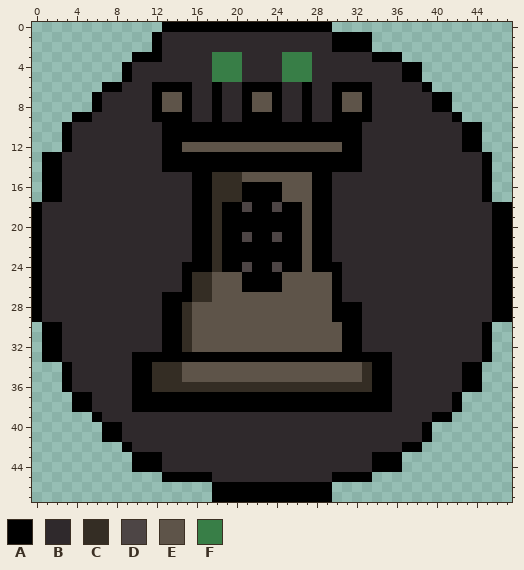
Pixel-art sprite: src/images/torreV-preto.png. Above is the file before it was changed.
The file is 48x48 pixels.
Palette (. is transparent): A #000000  B #2f292c  C #342d24  D #4d4545  E #5e5449  F #387e47
New version:
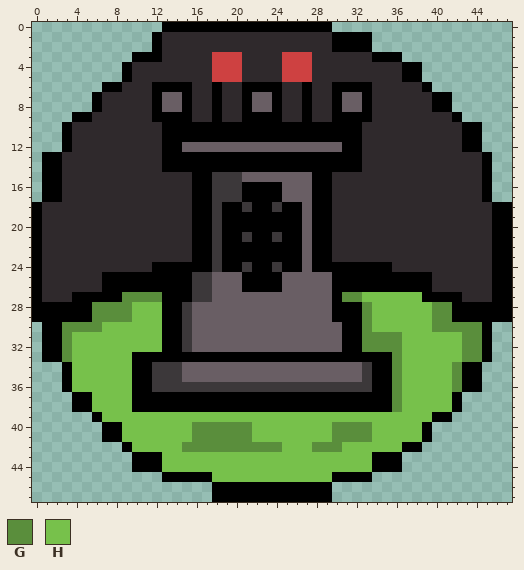
Colours new in this view: G #5a8e3c  H #77c14b
Changes in this commit:
@@ palette @@
-C #342d24
+C #3c383a
-E #5e5449
+E #695e64
-F #387e47
+F #ce4141
@@ x 0..47 @@
 17 .AABBBBBBBBBBBBBAACCCAAAAEEEAABBBBBBBBBBBBBBBA..
-18 ABBBBBBBBBBBBBBBAACAADAADAAEAABBBBBBBBBBBBBBBBAA
+18 ABBBBBBBBBBBBBBBAACAACAACAAEAABBBBBBBBBBBBBBBBAA
 19 ABBBBBBBBBBBBBBBAACAAAAAAAAEAABBBBBBBBBBBBBBBBAA
 20 ABBBBBBBBBBBBBBBAACAAAAAAAAEAABBBBBBBBBBBBBBBBAA
-21 ABBBBBBBBBBBBBBBAACAADAADAAEAABBBBBBBBBBBBBBBBAA
+21 ABBBBBBBBBBBBBBBAACAACAACAAEAABBBBBBBBBBBBBBBBAA
 22 ABBBBBBBBBBBBBBBAACAAAAAAAAEAABBBBBBBBBBBBBBBBAA
 23 ABBBBBBBBBBBBBBBAACAAAAAAAAEAABBBBBBBBBBBBBBBBAA
-24 ABBBBBBBBBBBBBBAAACAADAADAAEAAABBBBBBBBBBBBBBBAA
-25 ABBBBBBBBBBBBBBACCEEEAAAAEEEEEABBBBBBBBBBBBBBBAA
-26 ABBBBBBBBBBBBBBACCEEEAAAAEEEEEABBBBBBBBBBBBBBBAA
-27 ABBBBBBBBBBBBAAACCEEEEEEEEEEEEABBBBBBBBBBBBBBBAA
-28 ABBBBBBBBBBBBAACEEEEEEEEEEEEEEAAABBBBBBBBBBBBBAA
-29 ABBBBBBBBBBBBAACEEEEEEEEEEEEEEAAABBBBBBBBBBBBBAA
-30 .AABBBBBBBBBBAACEEEEEEEEEEEEEEEAABBBBBBBBBBBBA..
-31 .AABBBBBBBBBBAACEEEEEEEEEEEEEEEAABBBBBBBBBBBBA..
-32 .AABBBBBBBBBBAACEEEEEEEEEEEEEEEAABBBBBBBBBBBBA..
-33 .AABBBBBBBAAAAAAAAAAAAAAAAAAAAAAAAAABBBBBBBBBA..
-34 ...ABBBBBBAACCCEEEEEEEEEEEEEEEEEECAABBBBBBBAA...
-35 ...ABBBBBBAACCCEEEEEEEEEEEEEEEEEECAABBBBBBBAA...
-36 ...ABBBBBBAACCCCCCCCCCCCCCCCCCCCCCAABBBBBBBAA...
-37 ....AABBBBAAAAAAAAAAAAAAAAAAAAAAAAAABBBBBBA.....
-38 ....AABBBBAAAAAAAAAAAAAAAAAAAAAAAAAABBBBBBA.....
-39 ......ABBBBBBBBBBBBBBBBBBBBBBBBBBBBBBBBBAA......
-40 .......AABBBBBBBBBBBBBBBBBBBBBBBBBBBBBBA........
-41 .......AABBBBBBBBBBBBBBBBBBBBBBBBBBBBBBA........
-42 .........ABBBBBBBBBBBBBBBBBBBBBBBBBBBAA.........
-43 ..........AAABBBBBBBBBBBBBBBBBBBBBAAA...........
-44 ..........AAABBBBBBBBBBBBBBBBBBBBBAAA...........
-45 .............AAAAABBBBBBBBBBBBAAAA..............
+24 ABBBBBBBBBBBAAAAAACAACAACAAEAAAAAAAABBBBBBBBBBAA
+25 ABBBBBBAAAAAAAAACCEEEAAAAEEEEEAAAAAAAAAABBBBBBAA
+26 ABBBBBBAAAAAAAAACCEEEAAAAEEEEEAAAAAAAAAABBBBBBAA
+27 ABBBAAAAAGGGGAAACCEEEEEEEEEEEEAGGHHHHHHAAAABBBAA
+28 AAAAAAGGGGHHHAACEEEEEEEEEEEEEEAAAGHHHHHHGGAAAAAA
+29 AAAAAAGGGGHHHAACEEEEEEEEEEEEEEAAAGHHHHHHGGAAAAAA
+30 .AAGGGGHHHHHHAACEEEEEEEEEEEEEEEAAGHHHHHHGGGGGA..
+31 .AAGHHHHHHHHHAACEEEEEEEEEEEEEEEAAGGGGHHHHHHGGA..
+32 .AAGHHHHHHHHHAACEEEEEEEEEEEEEEEAAGGGGHHHHHHGGA..
+33 .AAGHHHHHHAAAAAAAAAAAAAAAAAAAAAAAAAAGHHHHHHGGA..
+34 ...AHHHHHHAACCCEEEEEEEEEEEEEEEEEECAAGHHHHHGAA...
+35 ...AHHHHHHAACCCEEEEEEEEEEEEEEEEEECAAGHHHHHGAA...
+36 ...AHHHHHHAACCCCCCCCCCCCCCCCCCCCCCAAGHHHHHGAA...
+37 ....AAHHHHAAAAAAAAAAAAAAAAAAAAAAAAAAGHHHHHA.....
+38 ....AAHHHHAAAAAAAAAAAAAAAAAAAAAAAAAAGHHHHHA.....
+39 ......AHHHHHHHHHHHHHHHHHHHHHHHHHHHHHHHHHAA......
+40 .......AAHHHHHHHGGGGGGHHHHHHHHGGGGHHHHHA........
+41 .......AAHHHHHHHGGGGGGHHHHHHHHGGGGHHHHHA........
+42 .........AHHHHHGGGGGGGGGGHHHGGGHHHHHHAA.........
+43 ..........AAAHHHHHHHHHHHHHHHHHHHHHAAA...........
+44 ..........AAAHHHHHHHHHHHHHHHHHHHHHAAA...........
+45 .............AAAAAHHHHHHHHHHHHAAAA..............
 46 ..................AAAAAAAAAAAA..................
